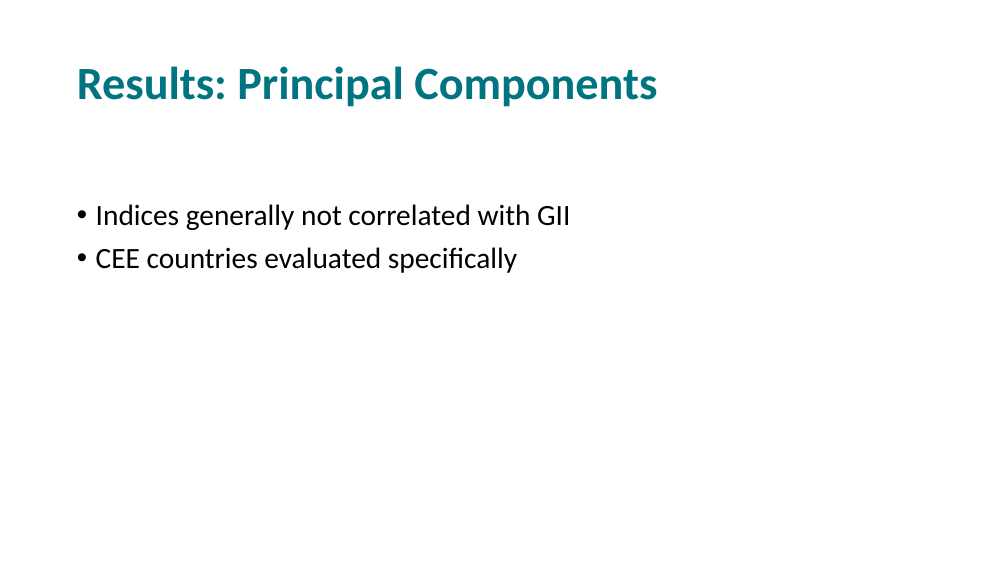
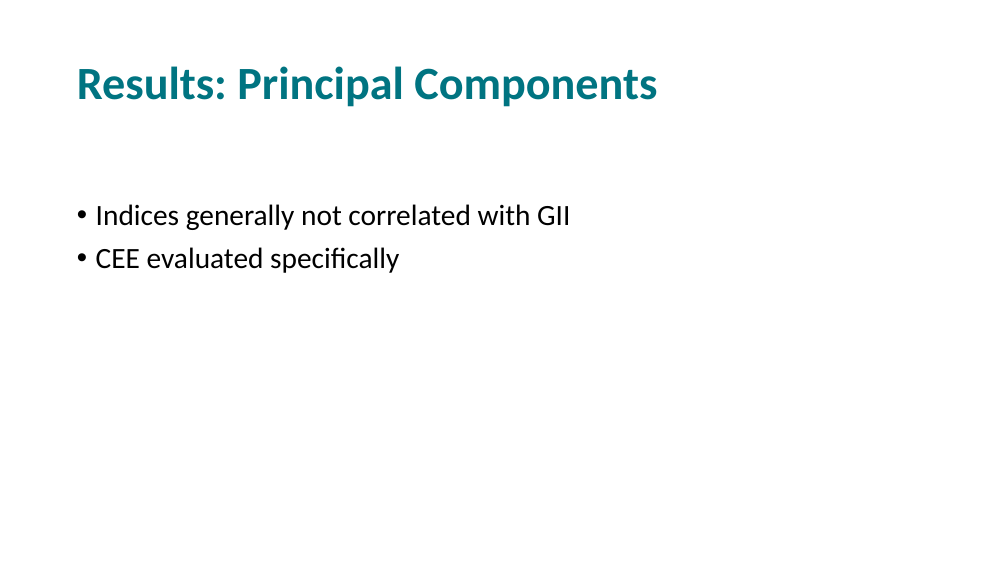
Before and after one commit to hegerty/Collaborations, a slide deck: slide 10 of WERI_Presentation_2025_Hegerty.pptx. Drawn at 1008x567 pixels with LibreOffice and Linux fonts; fonts in the diff are those of the drawing. Boxes give left, top, right and bottom in pixels: in the first picture for what was removed or moved away, otherwise in the second. Text is boxed around its words. In the diff, an @@ line names an element or a change of style, - is before the commit and + after.

```diff
--- a/WERI_Presentation_2025_Hegerty.pptx
+++ b/WERI_Presentation_2025_Hegerty.pptx
@@ text at <box>96,247,399,273</box>: text changed @@
-• CEE countries evaluated specifically
+• CEE evaluated specifically
```
Also in this commit, not shown: 17 other slides changed, 2 slides added, 2 slides removed.
